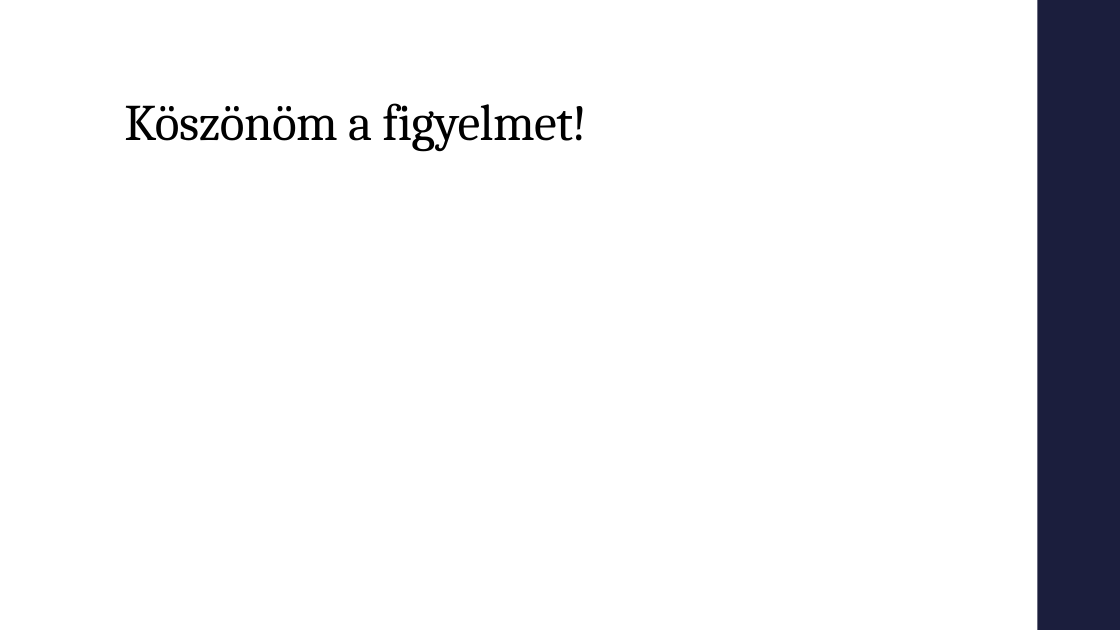
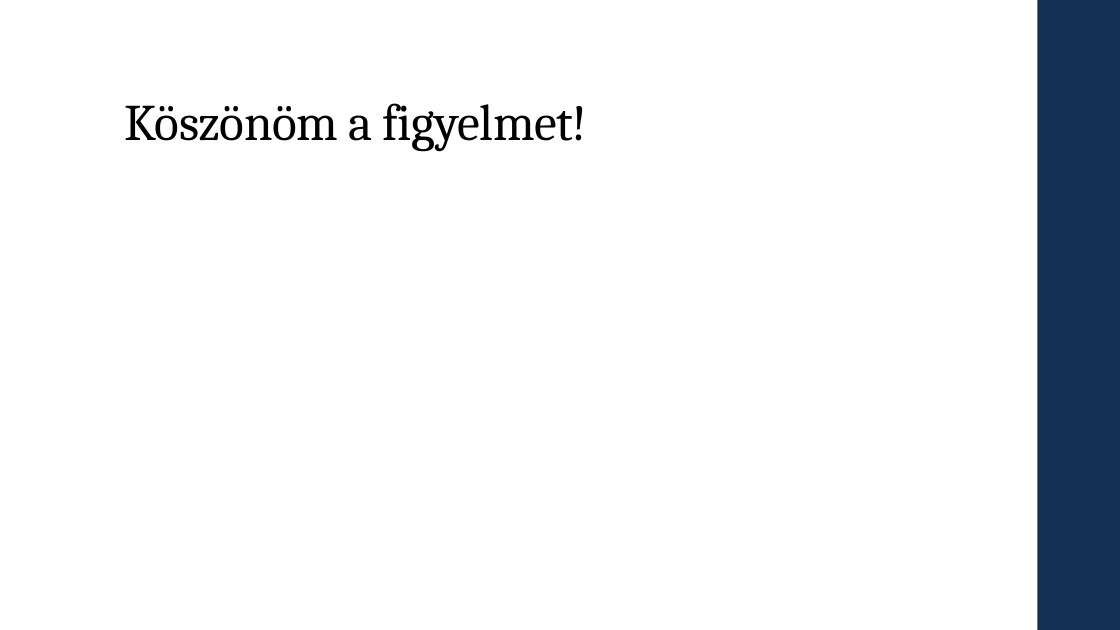
Before and after one commit to dudaslevente/Paprika, a slide deck: slide 12 of Beadandó.pptx. Drawn at 1120x630 pixels with LibreOffice and Linux fonts; fonts in the diff are those of the drawing. Boxes give left, top, right and bottom in pixels: in the first picture for what was removed or moved away, otherwise in the second. Text is boxed around its words. In the diff, an @@ line names an element or a change of style, - is before the commit and + after.

```diff
--- a/Beadandó.pptx
+++ b/Beadandó.pptx
@@ rectangle at box(1038, 0, 1120, 630): fill #1B1E3E to #113052 @@
```
Also in this commit, not shown: 1 other slide changed, 10 slides added, 10 slides removed.
